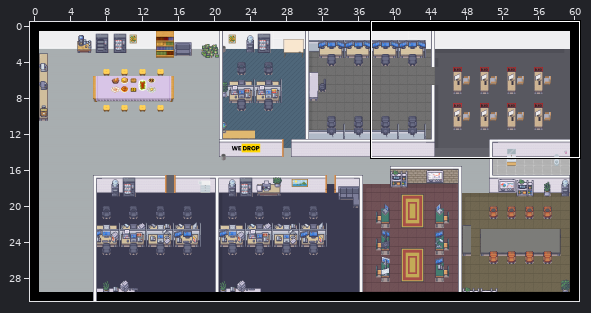
Two versions of a level (Tiled map (JSON), office.tmj). Above: a wide view before the commit, with the close-up outlined.
Close-up. As it was:
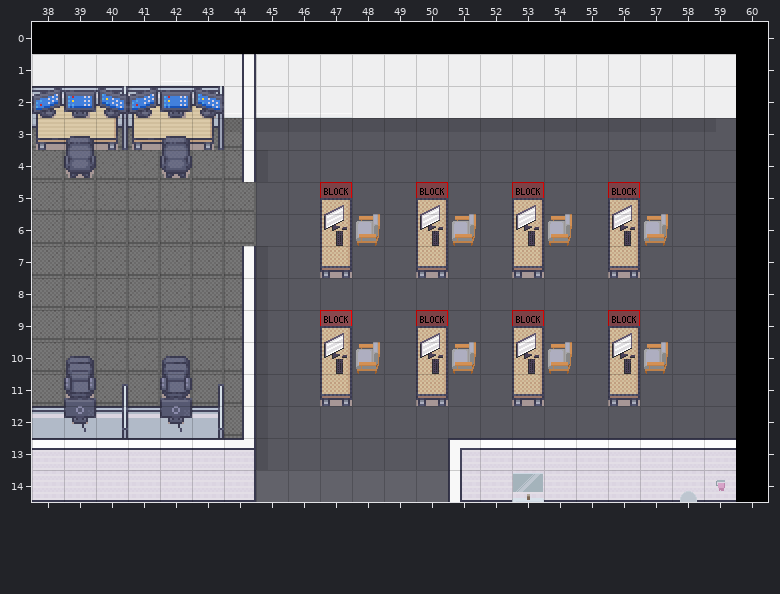
Cells are 32x32 px. Shown: x 38..60, y 0..14.
After the commit:
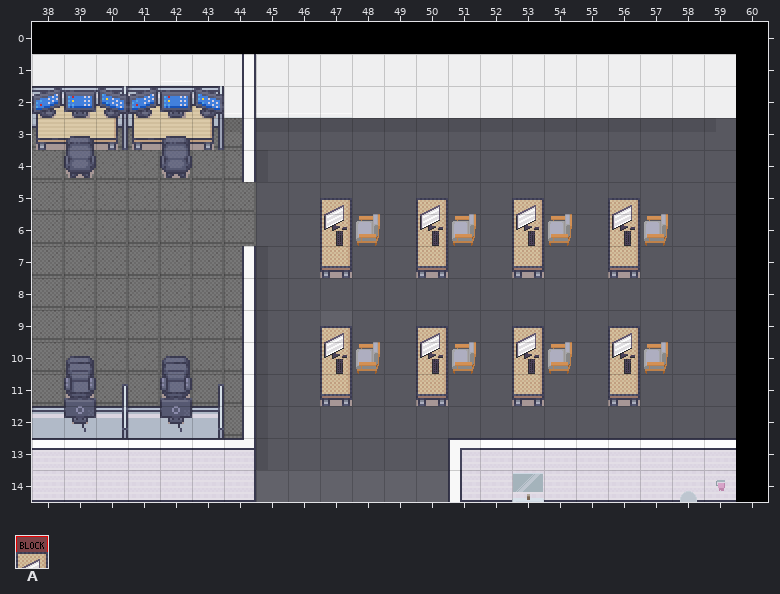
Key: from "Chunk 1": A 0.
_ is an empty cell.
See-through tiles are keyed as they look on the map.
The exact change:
{"where": "layer \"collisions\" (now hidden)"}
{"y":5,"x":47,"old":"A","new":"_"}
{"y":5,"x":50,"old":"A","new":"_"}
{"y":5,"x":53,"old":"A","new":"_"}
{"y":5,"x":56,"old":"A","new":"_"}
{"y":9,"x":47,"old":"A","new":"_"}
{"y":9,"x":50,"old":"A","new":"_"}
{"y":9,"x":53,"old":"A","new":"_"}
{"y":9,"x":56,"old":"A","new":"_"}
